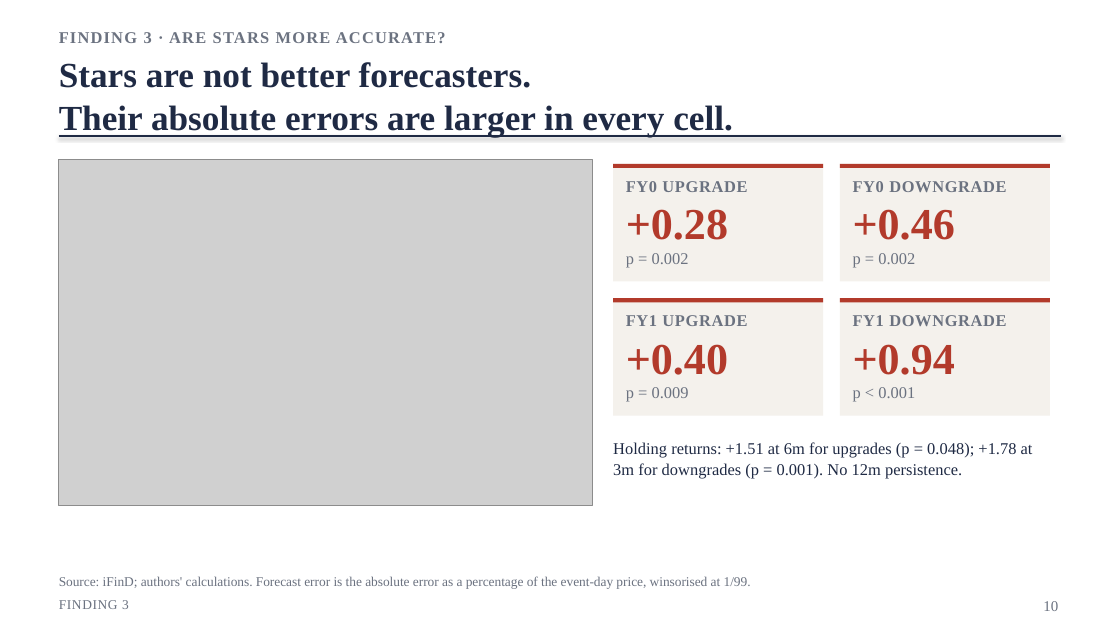
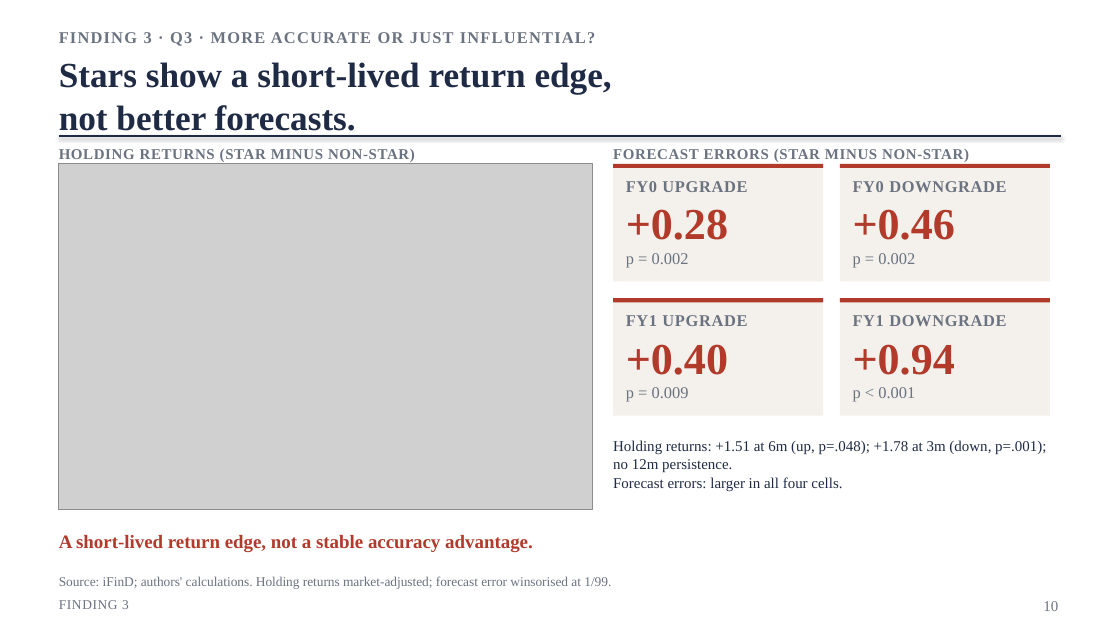
Before and after one commit to CangMingGuoKe/fin4080-star-analyst, a slide deck: slide 10 of 文档/Project10_Star_Analyst_Deck_20261027.pptx. Drawn at 1120x630 pixels with LibreOffice and Linux fonts; fonts in the diff are those of the drawing; grey boxes stand for pictures. Boxes give left, top, right and bottom in pixels: in the first picture for what was removed or moved away, otherwise in the second. Text is boxed around its words. In the diff, an @@ line names an element or a change of style, - is before the commit and + after.

```diff
--- a/文档/Project10_Star_Analyst_Deck_20261027.pptx
+++ b/文档/Project10_Star_Analyst_Deck_20261027.pptx
@@ text at (59, 32, 595, 46): text changed @@
-FINDING 3 · ARE STARS MORE ACCURATE?
+FINDING 3 · Q3 · MORE ACCURATE OR JUST INFLUENTIAL?
@@ text at (59, 62, 612, 137): text changed @@
-Stars are not better forecasters.
-Their absolute errors are larger in every cell.
+Stars show a short-lived return edge,
+not better forecasts.
@@ text added at (59, 149, 415, 162), 12.8 pt, text #6B7280, bold @@
+HOLDING RETURNS (STAR MINUS NON-STAR)
@@ text added at (613, 149, 969, 162), 12.8 pt, text #6B7280, bold @@
+FORECAST ERRORS (STAR MINUS NON-STAR)
@@ picture: place and size @@
-picture at (59, 160, 592, 506)
+picture at (59, 164, 592, 510)
@@ text at (613, 440, 1046, 492): text changed; size 14.2 to 12.8 pt @@
-Holding returns: +1.51 at 6m for upgrades (p = 0.048); +1.78 at 3m for downgrades (p = 0.001). No 12m persistence.
+Holding returns: +1.51 at 6m (up, p=.048); +1.78 at 3m (down, p=.001); no 12m persistence.
+Forecast errors: larger in all four cells.
@@ text added at (59, 535, 533, 552), 16.2 pt, text #B23A2B, bold @@
+A short-lived return edge, not a stable accuracy advantage.
@@ text at (59, 576, 611, 589): text changed @@
-Source: iFinD; authors' calculations. Forecast error is the absolute error as a percentage of the event-day price, winsorised at 1/99.
+Source: iFinD; authors' calculations. Holding returns market-adjusted; forecast error winsorised at 1/99.
```
Also in this commit, not shown: 5 other slides changed, 5 other files.
